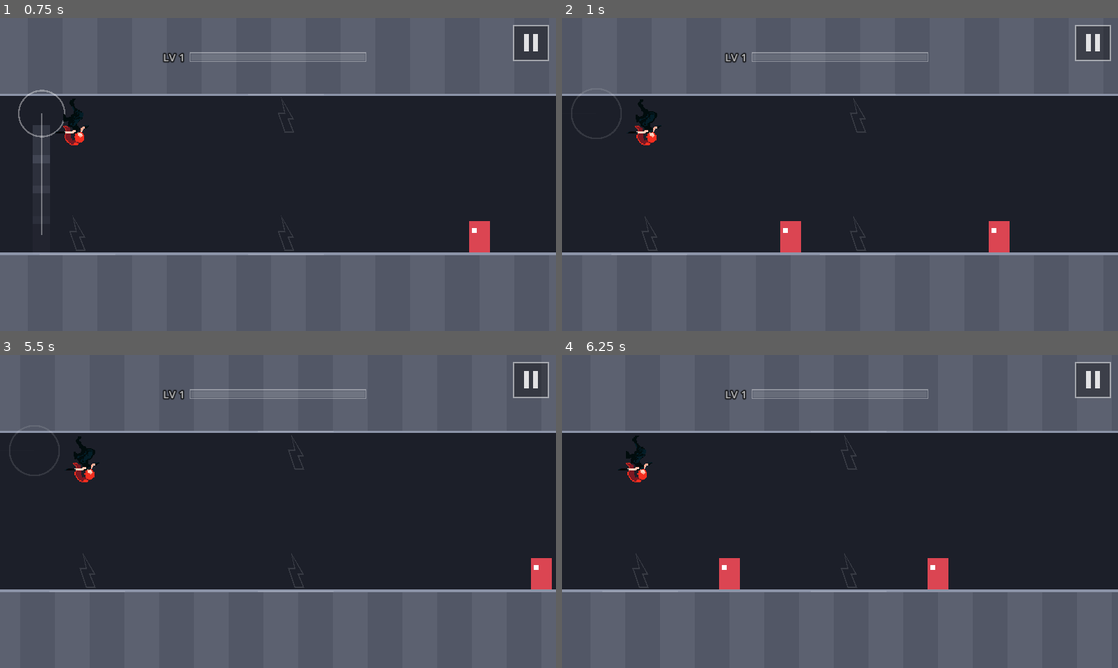
Above: before the commit, frames 1-4 (two rows, left to right).
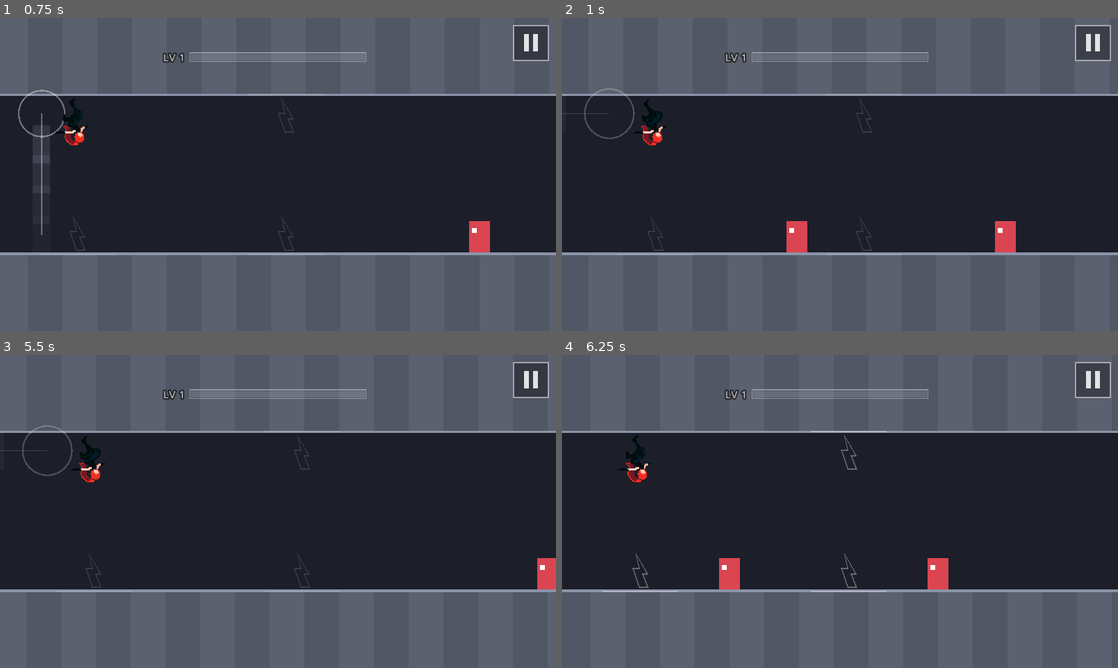
Above: after the commit, the same moments.

Repository: fredsbreads/game-off
Game: Godot game, scene res://scenes/main.tscn
The game is run twice, just before and just after one commit, with the same random seed, the same clock (stepped at 60 frames per second) and the same inputs.
Inputs (mouse positions are in pixels of both pictures, inside the frame that each line leads up to):
- Up to frame 1 (0.75 s): tap Enter at 0.5 s; move the mouse to (400, 158) at 0.52 s; hold K (tp_forward) from 0.53 s (still down); hold J (tp_vertical) from 0.53 s (still down); click (400, 158) at 0.67 s
- Up to frame 2 (1 s): keep holding K (tp_forward); keep holding J (tp_vertical)
- Up to frame 3 (5.5 s): move the mouse to (166, 527) at 1.27 s; release K (tp_forward) at 1.28 s; release J (tp_vertical) at 1.28 s; tap Shift at 1.35 s; move the mouse to (333, 442) at 2.02 s; hold K (tp_forward) 2.03-3.53 s; tap N at 2.1, 4.35 s; move the mouse to (250, 574) at 2.77 s; tap J (tp_vertical) at 2.85 s; click (250, 574) at 2.92 s; move the mouse to (444, 558) at 3.52 s; hold Shift 3.53-4.28 s; move the mouse to (111, 464) at 4.27 s; move the mouse to (305, 511) at 5.02 s; hold J (tp_vertical) from 5.03 s (still down); click (305, 511) at 5.17 s
- Up to frame 4 (6.25 s): move the mouse to (756, 433) at 5.77 s; release J (tp_vertical) at 5.78 s; hold K (tp_forward) from 5.78 s (still down); tap Shift at 5.85 s

Frame 1 is identical in both runs. In frame 2, 1.4% of the frame differs, in the area x 0-82%, y 22-75%; in frame 3, 1.1%; in frame 4, 0.2%.

Commit message:
Replace the miss streak with a flat 0.2 s cooldown
Removes the escalating cooldown after misses; every non-kill teleport
now has the same 0.2 s (12 frame) cooldown.

Diff:
--- a/scripts/chunk_solver.gd
+++ b/scripts/chunk_solver.gd
@@ -10,11 +10,9 @@
 ##      exactly onto it and ends the frame there.
 ##   2. run forward one frame along your row
 ##   3. running into a live enemy in your row kills you
-##   4. tick the cooldown down (and, once it's 0, the frames you could have
-##      teleported but didn't)
+##   4. tick the cooldown down
 ##
-## Enemies are Vector2(x, row). States are
-## [x, row, cooldown, killed_mask, misses_in_a_row, idle_frames].
+## Enemies are Vector2(x, row). States are [x, row, cooldown, killed_mask].
 ##
 ## Used by tools/validate_patterns.gd to prove patterns chain, and by the
 ## debug bot to play the game for soak tests and screenshots.
@@ -26,14 +24,13 @@
 
 ## limit_x: teleports may not land at or past this (level not built there).
 ## required_kills: bitmask of enemies that must all be killed (0 = survive).
-## start: [x, row, cooldown] or [x, row, cooldown, misses, idle_frames].
 ## Returns {"ok": bool, "actions": Array (one Move per frame)}.
 static func search(enemies: Array[Vector2], start: Array, goal_x: float, limit_x: float, speed: float, max_frames: int = 3000, required_kills: int = 0) -> Dictionary:
-	# Each history entry: [x, row, cooldown, killed_mask, misses, idle,
-	# parent_index, action]
-	var misses: int = start[3] if start.size() > 3 else 0
-	var idle: int = start[4] if start.size() > 4 else Rules.miss_streak_reset_frames()
-	var first: Array = [start[0], start[1], start[2], 0, misses, mini(idle, Rules.miss_streak_reset_frames()), -1, Rules.Move.NONE]
+	# Each history entry: [x, row, cooldown, killed_mask, parent_index, action]
+	var first: Array = start.duplicate()
+	first.append(0)
+	first.append(-1)
+	first.append(Rules.Move.NONE)
 	var history: Array = [first]
 	var frontier: Array[int] = [0]
 
@@ -54,10 +51,9 @@
 				var new_index := history.size() - 1
 				if result[0] >= goal_x and (int(result[3]) & required_kills) == required_kills:
 					return {"ok": true, "actions": _path(history, new_index)}
-				# States at (almost) the same spot, row, kills and miss streak
-				# are interchangeable; keep the one that can teleport soonest.
-				var streak: int = result[4] if result[5] < Rules.miss_streak_reset_frames() else 0
-				var key := "%d|%d|%d|%d" % [roundi(result[0] * DEDUP_PER_TILE), result[1], result[3], streak]
+				# States at (almost) the same spot, row and kills are
+				# interchangeable; keep the one that can teleport soonest.
+				var key := "%d|%d|%d" % [roundi(result[0] * DEDUP_PER_TILE), result[1], result[3]]
 				if seen.has(key):
 					var slot: int = seen[key]
 					var kept: Array = history[next[slot]]
@@ -81,15 +77,10 @@
 	var row: int = state[1]
 	var cooldown: int = state[2]
 	var mask: int = state[3]
-	var misses: int = state[4]
-	var idle: int = state[5]
 
 	if move != Rules.Move.NONE:
 		if cooldown > 0:
 			return []
-		if idle >= Rules.miss_streak_reset_frames():
-			misses = 0
-		idle = 0
 		x += Rules.move_dx(move)
 		if Rules.move_flips_row(move):
 			row = 1 - row
@@ -111,9 +102,8 @@
 			# that lets you chain on (same rule as main.gd _teleport).
 			if move == Rules.Move.VERTICAL and snap_to < x and not _can_chain(enemies, mask, snap_to, row):
 				snap_to = x
-			return [snap_to, row, 0, mask, 0, idle]
-		misses += 1
-		cooldown = Rules.miss_cooldown_frames(misses)
+			return [snap_to, row, 0, mask]
+		cooldown = Rules.cooldown_frames()
 
 	x += speed / Rules.PHYSICS_FPS
 	for i in enemies.size():
@@ -121,9 +111,7 @@
 		if (mask & (1 << i)) == 0 and int(e.y) == row and absf(e.x - x) < Rules.HIT_RADIUS:
 			return []
 	cooldown = maxi(cooldown - 1, 0)
-	if cooldown == 0:
-		idle = mini(idle + 1, Rules.miss_streak_reset_frames())
-	return [x, row, cooldown, mask, misses, idle]
+	return [x, row, cooldown, mask]
 
 
 ## True if any live enemy is under one of the markers at (x, row).
@@ -154,6 +142,6 @@
 	var actions: Array = []
 	while index > 0:
 		var entry: Array = history[index]
-		actions.push_front(entry[7])
-		index = entry[6]
+		actions.push_front(entry[5])
+		index = entry[4]
 	return actions
--- a/scripts/debug_tools.gd
+++ b/scripts/debug_tools.gd
@@ -105,7 +105,7 @@
 	for e in main.level.enemies:
 		if e.alive and e.tile_x > px - 1.0 and e.tile_x < px + PLAN_AHEAD_TILES + 8.0:
 			near.append(Vector2(e.tile_x, e.row))
-	var start := [px, main.player.row, main.player.cooldown, main._misses, main._idle_frames]
+	var start := [px, main.player.row, main.player.cooldown]
 	var limit := px + PLAN_AHEAD_TILES + 30.0
 	# Play like a person going for chains: try to kill every enemy in range,
 	# and only fall back to just surviving if that's impossible.
@@ -119,7 +119,7 @@
 		result = ChunkSolver.search(near, start, goal, limit, Rules.RUN_SPEED)
 	_plan = result["actions"]
 	_predicted.clear()
-	var st: Array = [px, main.player.row, main.player.cooldown, 0, main._misses, mini(main._idle_frames, Rules.miss_streak_reset_frames())]
+	var st: Array = [px, main.player.row, main.player.cooldown, 0]
 	for act in _plan:
 		_predicted.append([st[0], st[1], st[2]])
 		var nxt := ChunkSolver.step(near, st, act, Rules.RUN_SPEED, limit)
--- a/scripts/main.gd
+++ b/scripts/main.gd
@@ -55,10 +55,6 @@
 var _pending_forward := false
 var _pending_vertical := false
 var _pending_frames := 0
-# Misses in a row (see Rules.MISS_COOLDOWN_SECONDS) and frames you could
-# have teleported but didn't (half a second of that resets the streak).
-var _misses := 0
-var _idle_frames := 0
 # Where she was when a pending press could first fire. A single press waits
 # DIAGONAL_WINDOW_FRAMES in case it's a diagonal. While it waits she's
 # committed: running into an enemy doesn't count. When it fires, it hits if
@@ -451,17 +447,12 @@
 	# 4. timers
 	if player.cooldown > 0:
 		player.cooldown -= 1
-	if player.cooldown == 0:   # only time you could have teleported counts
-		_idle_frames = mini(_idle_frames + 1, Rules.miss_streak_reset_frames())
 
 	level.ensure_generated(player.x)
 	level.prune(cam.left() / Rules.TILE - 2.0)
 
 
 func _teleport(move: int) -> void:
-	if _idle_frames >= Rules.miss_streak_reset_frames():
-		_misses = 0
-	_idle_frames = 0
 	var from := Vector2(player.x * Rules.TILE, Rules.body_center_y(player.row))
 	var to_x := player.x + Rules.move_dx(move)
 	var to_row := (1 - player.row) if Rules.move_flips_row(move) else player.row
@@ -484,13 +475,11 @@
 	fx.teleport_trail(from, to)
 
 	if hit.is_empty():
-		_misses += 1
-		player.cooldown = Rules.miss_cooldown_frames(_misses)
+		player.cooldown = Rules.cooldown_frames()
 		fx.landing_ring(to)
 		if _chain_awaiting:
 			_end_chain("DROPPED", "MISSED")   # teleported into empty space while an enemy was in reach
 	else:
-		_misses = 0
 		player.cooldown = 0
 		for e in hit:
 			_kill(e)
--- a/scripts/rules.gd
+++ b/scripts/rules.gd
@@ -22,14 +22,8 @@
 
 # Time before you can teleport again, shared by every teleport. Just enough
 # to stop absurdly fast spamming. A kill always resets it.
-# Counted in whole frames: 0.16 s rounds up to 10 frames (~0.167 s).
-const COOLDOWN_SECONDS := 0.16
-# Misses in a row cost more, so mashing gets you killed: the 1st miss gets
-# the normal cooldown, the 2nd 0.3 s, the 3rd and later 0.5 s. A kill resets
-# the streak, and so does half a second without teleporting while you could
-# have (time in a cooldown doesn't count).
-const MISS_COOLDOWN_SECONDS := [0.16, 0.3, 0.5]
-const MISS_STREAK_RESET_SECONDS := 0.5
+# Counted in whole frames: 0.2 s = 12 frames.
+const COOLDOWN_SECONDS := 0.2
 
 # Each teleport's landing zone (what the line under its marker shows), the
 # same for all three: this many tiles behind and ahead of the landing spot.
@@ -58,16 +52,6 @@
 
 static func cooldown_frames() -> int:
 	return ceili(COOLDOWN_SECONDS * PHYSICS_FPS)
-
-
-## Cooldown after the `misses`-th miss in a row (1 = the first).
-static func miss_cooldown_frames(misses: int) -> int:
-	var i := clampi(misses - 1, 0, MISS_COOLDOWN_SECONDS.size() - 1)
-	return ceili(float(MISS_COOLDOWN_SECONDS[i]) * PHYSICS_FPS)
-
-
-static func miss_streak_reset_frames() -> int:
-	return ceili(MISS_STREAK_RESET_SECONDS * PHYSICS_FPS)
 
 
 ## The landing zone a marker's line shows, as [tiles behind the landing
